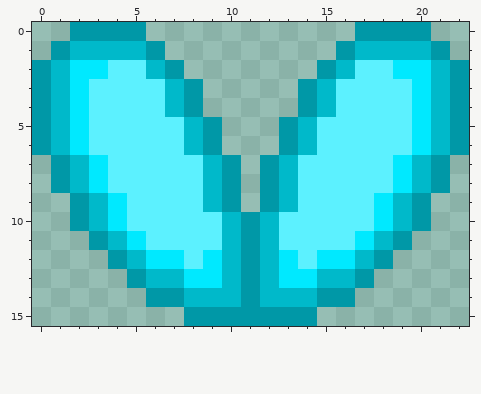
File history of a pixel-art sprite, Items/Acessories/EnergyWings.png. The picture above was drawn from the file before the commit.
The file is 46x32 pixels, drawn in blocks of 2x2; one block is one cell here. Colours within 5 levels of each other are drawn and written as one.
Once edited:
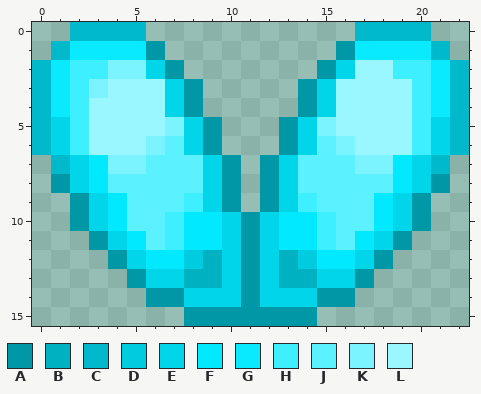
Palette (. is transparent): A #0098a7  B #00b1c1  C #00b9ca  D #00ccdf  E #00d5e9  F #00e9ff  G #09eaff  H #3eefff  J #5cf1ff  K #7bf4ff  L #9af7ff
Change:
Changed rows in their new state; - is an unchanged pixel.
first column x 0:
 0 --CCCC-----------CCCC--
 1 -CGGGG-----------GGGGC-
 2 CGHHKKE---------ELLHHGC
 3 CGHKLLLE-------ELLLLHGC
 4 CGHLLLLE-------ELLLLHGC
 5 CEHLLLLKE-----EKLLLLHEC
 6 CEHLLLK-E-----E-KLLLHEC
 7 -CE-KK---E---E---KK-EC-
 8 --E------E---E------E--
 9 ---E----HE---EH----E---
10 ---E---HFFE-EFFH---E---
11 ----E--HFFE-EFFH--E----
12 -----E--DBE-EBD--E-----
13 ------EEBBE-EBBEE------
14 --------EEE-EEE--------
